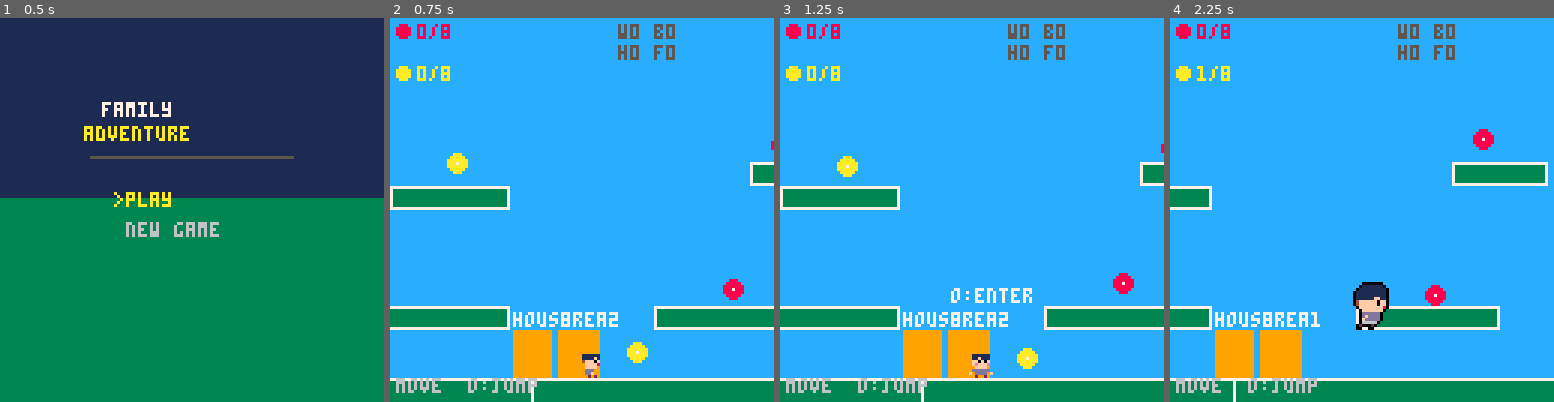
Above: before the commit, frames 1-4 (left to right).
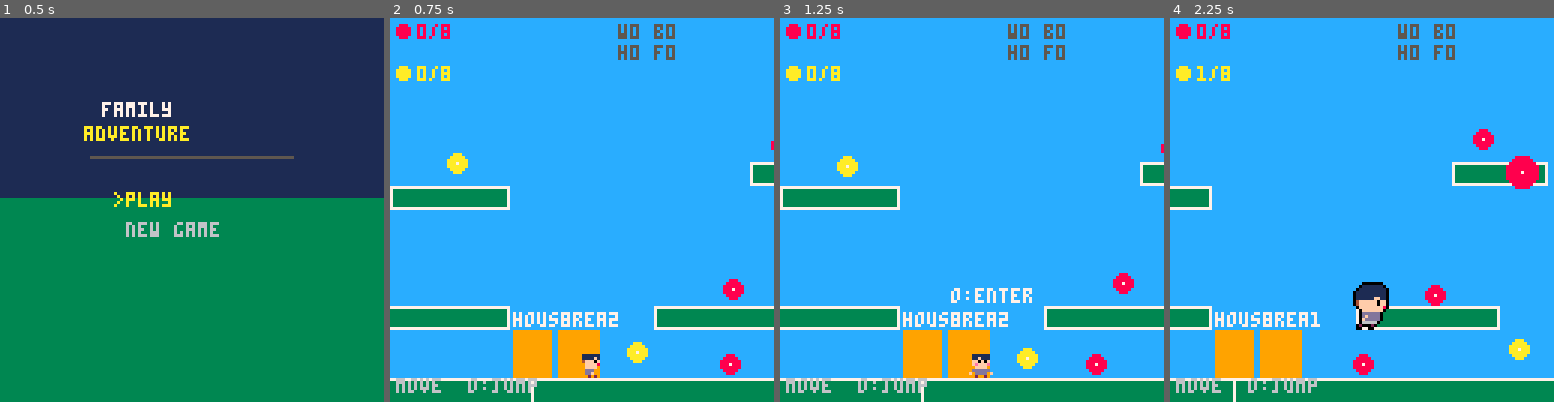
Above: after the commit, the same moments.

Repository: adelacrooz/game1-family-adventure
Game: PICO-8 cartridge game1.p8
The game is run twice, just before and just after one commit, with the same random seed, the same clock (stepped at 60 frames per second) and the same inputs.
Inputs:
- Up to frame 1 (0.5 s): tap X (X key) at 0.33 s
- Up to frame 2 (0.75 s): tap O (Z key) at 0.7 s
- Up to frame 3 (1.25 s): tap X (X key) at 1.07 s
- Up to frame 4 (2.25 s): hold Right 1.6-2.1 s; tap O (Z key) at 1.7, 2.1 s; tap X (X key) at 1.85 s; hold Up from 2.15 s (still down)

Frame 1 is identical in both runs. In frame 2, 0.2% of the frame differs, in the area x 85-92%, y 87-93%; in frame 3, 0.2%; in frame 4, 1.0%, in the area x 47-97%, y 35-93%.

Commit message:
Add sprite docs, Aseprite file, gitignore; gameplay updates from movement branch
- Add .gitignore (excludes .DS_Store)
- Add sprites/pico8_spritesheet.aseprite + preview.png
- Add sprites/character-art-guide.md (8×8 outdoor character art guidance, split from SPRITES.md)
- Add sprites/character-sprite-design-plan.md (16×16 indoor design plan and visual grammar)
- Add sprites/nana-banana-brief.md (shareable character brief for external art tool)
- Update SPRITES.md: remove art guidance sections (moved to sprites/), add cross-links
- Rename notes/feature-movement-upgrades.md (was root-level)
- game1.p8: frog pit redesign, race NPC return state, wall jump tuning, music patterns

Co-Authored-By: Claude Sonnet 4.6 <noreply@anthropic.com>

Diff:
--- a/game1.p8
+++ b/game1.p8
@@ -114,7 +114,7 @@
 dash_spd=6.5
 dash_frames=6
 double_tap_frames=10
-wall_jump_spd=2.8   -- horizontal kick when wall jumping
+wall_jump_spd=3.73  -- horizontal kick when wall jumping (just below sprint_spd so coast never fires)
 wall_coyote=8       -- grace frames after leaving a wall
 wall_slide_max=0.6  -- max fall speed while sliding a wall
 side_jump_force=-6.4 -- higher arc than normal jump_force
@@ -128,33 +128,24 @@
 -- ===========================
 level_width=960
 platforms={
- -- ground split around pit (gap x=620-692, 72px wide = 12x player w)
- -- and washed-out trail gap (x=530-597, 67px wide, 20px deep ditch)
+ -- ground; frog pit gap at x=530-597 (67px wide, 80px deep, floor y=200)
  {0,120,530,16},
- {597,120,23,16},
- {692,120,276,16},
- -- washed-out ditch floor (20px below ground; shallow enough to jump back out)
- {530,140,67,8},
+ {597,120,371,16},
+ -- frog pit walls
+ {528,136,2,72},
+ {595,136,2,72},
+ -- frog pit floor
+ {530,200,67,8},
  -- race hurdle: a log across the trail near the end of the race
  {386,112,8,8},
- -- pit side walls (solid, below ground plate, y=136-380)
- {618,136,2,244},
- {692,136,2,244},
- -- pit floor (solid, 260px below ground)
- {620,380,72,8},
  -- floating platforms (onetop: pass through from below, land on top)
+ -- pre-race area (before NPC at x=150)
  {48,96,48,8,  onetop=true},
+ {80,48,32,8,  onetop=true},
  {128,72,48,8, onetop=true},
- {208,96,48,8, onetop=true},
- {288,56,64,8, onetop=true},
- {80,48,32,8,  onetop=true},
- {260,32,24,8, onetop=true},
- -- area 2
- {400,96,64,8, onetop=true},
+ -- race zone (x=150-480) kept clear except the hurdle at x=386
+ -- area 2 (after finish line x=480)
  {480,64,48,8, onetop=true},
- {560,96,56,8, onetop=true},
- {440,40,32,8, onetop=true},
- {520,24,24,8, onetop=true},
  -- area 3 (was {640,96,48,8} -- shifted right past wider pit)
  {672,96,40,8, onetop=true},
  {720,72,64,8, onetop=true},
@@ -186,16 +177,16 @@
 -- colors: 8=red  12=blue  10=yellow
 -- dset slots: 0-7 red, 8-15 blue, 16-23 yellow
 note_defs={
- -- 8 red  (area 1 focus)
- -- note 7 sits just past the washed-out gap as a visible incentive
- {72,88,8},{152,64,8},{232,88,8},{320,48,8},
- {88,40,8},{270,24,8},{424,88,8},{606,108,8},
- -- 8 blue (area 2-3)
- {580,88,12},{456,32,12},{532,16,12},{664,88,12},
+ -- 8 red  (pre-race area + areas 2-4; race zone x=150-480 cleared)
+ -- slots 0-7; note at x=152 left on platform {128,72} which straddles start
+ {72,88,8},{152,64,8},{560,88,8},{720,64,8},
+ {88,40,8},{760,24,8},{800,88,8},{606,108,8},
+ -- 8 blue (area 2-3; slot 9 moved from x=456 to area 4)
+ {580,88,12},{860,28,12},{532,16,12},{664,88,12},
  {752,64,12},{824,88,12},{700,40,12},{776,24,12},
- -- 8 yellow (area 3-4 + accessible ground notes)
+ -- 8 yellow (area 3-4 + accessible ground notes; race-zone ground notes moved)
  {900,88,10},{940,48,10},{876,28,10},{40,110,10},
- {180,110,10},{460,110,10},{620,88,10},{840,72,10},
+ {100,110,10},{500,110,10},{620,88,10},{840,72,10},
 }
 
 -- maps pico-8 color to inv_notes key
@@ -242,9 +233,9 @@
 piano_sel=1    -- selected slot: 1=red 2=blue 3=yellow
 piano_play=0   -- countdown (>0 = playing animation)
 
--- {display name, note color, inv_notes key}
+-- {display name, ui color, inv_notes key, music pattern}
 songs={
- {"lullaby",  8,"r"},
+ {"lullaby",  8,"r",8},
  {"march",   12,"b"},
  {"family",  10,"y"},
 }
@@ -260,7 +251,7 @@
 
 -- {x,y,typ,col} ヌ█⬆️ renewable outdoor gather spots
 res_nodes={
- {x=295,y=48, typ="berries",col=8},
+ {x=100,y=48, typ="berries",col=8},
  {x=340,y=112,typ="fish",   col=12},
  {x=600,y=112,typ="herbs",  col=11},
  {x=760,y=112,typ="wood",   col=4},
@@ -364,10 +355,12 @@
    upgrades.run=true
    dset(40,1)
    upgrade_flash={msg="running unlocked!\nhold x to sprint!",t=180}
-  elseif race_npc.state=="idle" or race_npc.state=="loss" then
+  elseif race_npc.state=="idle" then
    race_npc.npc_x=150
    race_npc.state="ready"
    race_npc.timer=45
+  elseif race_npc.state=="loss" then
+   race_npc.state="returning"
   end
  elseif dlg_who=="pit_frog" then
   if not frog_rescued then
@@ -533,9 +526,9 @@
               beetle="btle",firefly="ffly",snake="snke"}
 
 critter_defs={
- {x=60, y=112,typ="frog",      fly=false,zx1=10, zx2=380,zy1=108,zy2=116},
- {x=200,y=112,typ="crab",      fly=false,zx1=10, zx2=380,zy1=108,zy2=116},
- {x=310,y=44, typ="butterfly", fly=true, zx1=270,zx2=420,zy1=30, zy2=56},
+ {x=60, y=112,typ="frog",      fly=false,zx1=10, zx2=140,zy1=108,zy2=116},
+ {x=70, y=112,typ="crab",      fly=false,zx1=10, zx2=140,zy1=108,zy2=116},
+ {x=500,y=44, typ="butterfly", fly=true, zx1=490,zx2=620,zy1=30, zy2=60},
  {x=680,y=112,typ="beetle",    fly=false,zx1=560,zx2=820,zy1=108,zy2=116},
  {x=520,y=96, typ="firefly",   fly=true, zx1=400,zx2=640,zy1=80, zy2=114},
  {x=820,y=112,typ="snake",     fly=false,zx1=700,zx2=950,zy1=108,zy2=116},
@@ -610,7 +603,8 @@
  elseif btnp(4) then  -- O: play selected song
   if inv_notes[songs[piano_sel][3]]==8 then
    piano_play=90
-   -- sfx(piano_sel-1)  -- compose in pico-8 sfx editor, then uncomment
+   local pat=songs[piano_sel][4]
+   if pat then music(pat) end
   end
  elseif btnp(5) then  -- X: close
   piano_open=false
@@ -1024,7 +1018,7 @@
  near_stuck_beetle=not beetle_rescued and not caught.beetle
   and rect_overlap(p.x,p.y,p.w,p.h,676,108,14,14)
  near_pit_frog=not frog_rescued and not caught.frog
-  and rect_overlap(p.x,p.y,p.w,p.h,648,368,14,14)
+  and rect_overlap(p.x,p.y,p.w,p.h,556,190,14,14)
 
  -- race NPC update
  if race_npc.state=="ready" then
@@ -1036,7 +1030,13 @@
    race_npc.state="win"
    open_dlg("racer")
   elseif race_npc.npc_x>=480 then
-   race_npc.state="loss"
+   race_npc.state="loss"  -- wait at finish for player
+  end
+ elseif race_npc.state=="returning" then
+  race_npc.npc_x-=1.5
+  if race_npc.npc_x<=150 then
+   race_npc.npc_x=150
+   race_npc.state="idle"
   end
  end
 
@@ -1131,11 +1131,10 @@
    dash_is_ground=true
    is_slide_dash=true
   elseif upgrades.wall_jump and not p.on_ground and wall_timer>0 then
-   -- wall jump: kick away from wall (hold X for extra horizontal kick)
-   local wj_boost=btn(5) and 1.4 or 1.0
-   p.vx=-wall_dir*wall_jump_spd*wj_boost
+   -- wall jump: kick away from wall
+   p.vx=-wall_dir*wall_jump_spd
    p.vy=jump_force
-   p.air_sprint=false  -- clear sprint flag so boost doesn't carry into air movement
+   p.air_sprint=true   -- sustain sprint-speed cap in air (feels forceful, identical with/without X)
    wall_timer=0
    coyote_timer=0
    jump_buffer=0
@@ -1327,13 +1326,17 @@
 function draw_world_bg()
  rectfill(0,0,level_width,120,12)
  -- underground dirt layer (visible when camera scrolls into pit)
- rectfill(0,120,level_width,390,4)
- -- pit shaft interior (black opening)
- rectfill(620,120,691,388,0)
+ rectfill(0,120,level_width,210,4)
+ -- frog pit shaft interior (black opening)
+ rectfill(530,120,596,208,0)
  -- tile sprite 0 along pit perimeter (left wall, right wall, floor)
- for ty=120,380,8 do spr(0,610,ty) end  -- left inner strip
- for ty=120,380,8 do spr(0,692,ty) end  -- right inner strip
- for tx=620,684,8 do spr(0,tx,388) end  -- bottom row
+ for ty=120,200,8 do spr(0,522,ty) end  -- left inner strip
+ for ty=120,200,8 do spr(0,596,ty) end  -- right inner strip
+ for tx=530,592,8 do spr(0,tx,200) end  -- bottom row
+ -- caution sign before frog pit
+ line(528,116,528,120,4)       -- sign post
+ rectfill(520,110,536,116,4)   -- sign board
+ print("!",528,111,7)
  -- platforms
  for pl in all(platforms) do
   rectfill(pl[1],pl[2],pl[1]+pl[3]-1,pl[2]+pl[4]-1,3)
@@ -1342,11 +1345,6 @@
  -- race hurdle: draw over platform as a brown log
  rectfill(386,112,393,119,4)
  rect(386,112,393,119,7)
- -- washed-out trail gap: ditch opening + caution sign
- rectfill(530,120,596,139,4)  -- brown dirt ditch walls
- line(528,116,528,120,4)      -- sign post
- rectfill(520,110,536,116,4)  -- sign board
- print("!",528,111,7)
  draw_critters()
  -- race npc (hidden once running is unlocked)
  if not upgrades.run then
@@ -1356,8 +1354,10 @@
   if race_npc.state=="idle" or race_npc.state=="loss" then
    print("kid",rx-1,race_npc.y-7,7)
   end
-  if race_npc.state~="idle" then
-   line(480,108,480,120,10) -- finish line
+  -- finish line: show while race is active, npc waits at finish, or npc is returning
+  if race_npc.state=="ready" or race_npc.state=="racing"
+   or race_npc.state=="loss" or race_npc.state=="returning" then
+   line(480,108,480,120,10)
   end
  end
  -- stuck beetle (before rescue; shows log over it)
@@ -1368,8 +1368,8 @@
  end
  -- pit frog (stuck at bottom until rescued)
  if not frog_rescued and not caught.frog then
-  circfill(658,375,3,critter_col.frog)
-  pset(658,375,7)
+  circfill(563,197,3,critter_col.frog)
+  pset(563,197,7)
  end
  -- resource nodes
  for rn in all(res_nodes) do
@@ -1434,7 +1434,7 @@
   print(msg,race_npc.npc_x-4,race_npc.y-14,10)
  end
  if near_stuck_beetle then print("o:help!",672,100,10) end
- if near_pit_frog then print("o:talk",648,360,10) end
+ if near_pit_frog then print("o:talk",553,182,10) end
 
  -- prompts (world space)
  if near_critter then
@@ -1479,6 +1479,7 @@
  if upgrades.dash then hint=hint.."  xx:dash" end
  if upgrades.wall_jump then hint=hint.."  wj" end
  print(hint,2,120,6)
+ if dlg_open then draw_dlg() end
 end
 
 function draw_indoor()
Not shown, changed: the music (__music__) section of game1.p8
Not shown, changed: the sound effects (__sfx__) section of game1.p8
Not shown, added: .gitignore
Not shown, changed: SPRITES.md
Not shown, added: notes/feature-movement-upgrades.md
Not shown, added: sprites/character-art-guide.md
Not shown, added: sprites/character-sprite-design-plan.md
Not shown, added: sprites/nana-banana-brief.md
Not shown, added: sprites/pico8_spritesheet.aseprite
Not shown, added: sprites/preview.png
